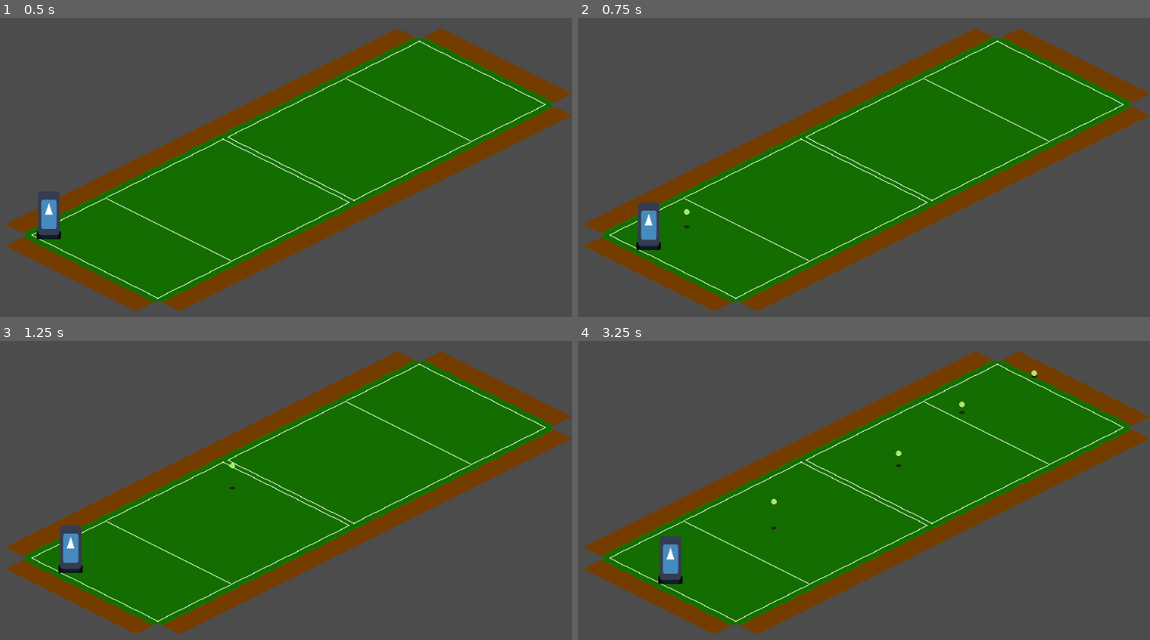
Above: before the commit, frames 1-4 (two rows, left to right).
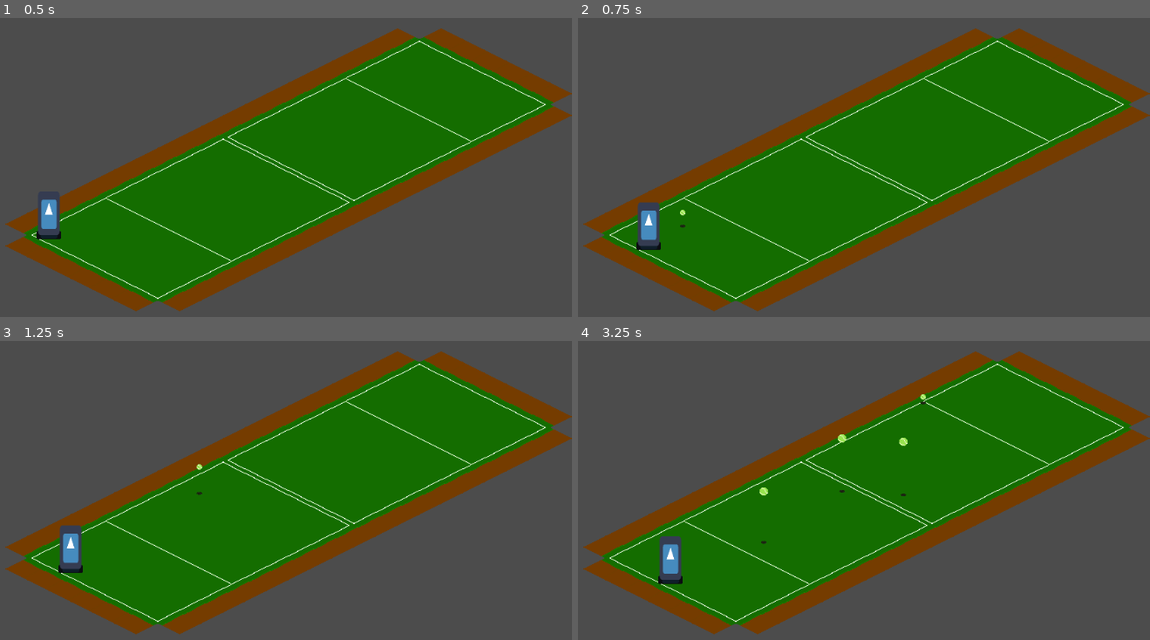
Above: after the commit, the same moments.

Repository: flarkminator/HF_01
Game: Godot game, scene res://Scenes/TestMap.tscn
Same seed, same stepped clock (60 frames per second), same inputs: the game is played once before the commit and once after it. The engine's default icon, where the game draws it, is replaced by a stand-in: a white triangle on a blue panel in a dark square.
Inputs:
- Up to frame 1 (0.5 s): no input
- Up to frame 2 (0.75 s): tap Enter at 0.5 s; hold Right (ui_right) from 0.53 s (still down); tap A (ui_spawnball) at 0.6 s
- Up to frame 3 (1.25 s): keep holding Right (ui_right)
- Up to frame 4 (3.25 s): release Right (ui_right) at 1.28 s; hold Down (ui_down) 1.28-2.03 s; tap A (ui_spawnball) at 1.35, 2.1, 2.85 s; hold Right (ui_right) 2.03-2.78 s; tap Space at 2.75 s; hold Up (ui_up) from 2.78 s (still down)

Frame 1 is identical in both runs. In frame 2, less than 0.1% of the frame differs, in the area x 17-20%, y 63-71%; in frame 3, less than 0.1%; in frame 4, 0.3%, in the area x 31-81%, y 9-68%.

Commit message:
I did it? It looks about as correct as I can imagine it's going to look until I understand math much better.

Diff:
--- a/Scripts/Player.gd
+++ b/Scripts/Player.gd
@@ -2,12 +2,12 @@
 
 signal serve_ball(location, direction)
 
-var launch_pitch = deg2rad(20) # Degrees pitch
-var launch_yaw = deg2rad(0) # Degrees yaw
+var launch_pitch = deg2rad(25) # Degrees pitch
+var launch_yaw = deg2rad(5) # Degrees yaw
 var launch_power = 20 # Meters per second
 var launch_vector = Vector3(
-		cos(launch_pitch)*cos(launch_yaw),
-		cos(launch_pitch)*sin(launch_yaw),
+		cos(launch_yaw) * cos(launch_pitch),
+		sin(launch_yaw) * cos(launch_pitch),
 		sin(launch_pitch)
 		) * launch_power
 
@@ -25,6 +25,13 @@
 	if Input.is_action_just_pressed("ui_left"):
 		move_by(Vector2(0, -1))
 	if Input.is_action_just_pressed("ui_spawnball"):
+		launch_yaw = deg2rad(rand_range(-10,10))
+		launch_pitch = deg2rad(rand_range(10,55))
+		var launch_vector = Vector3(
+				cos(launch_yaw) * cos(launch_pitch),
+				sin(launch_yaw) * cos(launch_pitch),
+				sin(launch_pitch)
+				) * launch_power
 		emit_signal("serve_ball", position, launch_vector)
 
 func move_by(num_steps : Vector2):
--- a/Scripts/TennisBall.gd
+++ b/Scripts/TennisBall.gd
@@ -5,11 +5,11 @@
 var mass = 0.055 # kg
 var radius = 0.033 # Meters
 var circumfrence = 0.003421194 # Meters^2
-var is_top_spin := true
+var is_top_spin := false
 var revolutions_per_second = 500.0
 
-var velocity = Vector3(5,0,5)
-var acceleration = Vector3(0,0,Global.Gravity)
+var velocity = Vector3(0,0,0)
+var acceleration = Vector3(0,0,0)
 var polar_pitch = 0
 var polar_yaw = 0
 var previous_delta = Vector3(0,0,0)
@@ -71,9 +71,9 @@
 # Also sets the height of the "ball" above it's shadow.
 func set_ball_frame():
 	$Ball_Regular.position.y = - Global.MeterToPixel1(ball_height) + ball_height_offset
-	if ball_height > 6:
+	if ball_height > 10:
 		$Ball_Regular.frame = 3
-	elif ball_height > 4:
+	elif ball_height > 5:
 		$Ball_Regular.frame = 2
 	elif ball_height > 2:
 		$Ball_Regular.frame = 1
@@ -94,14 +94,27 @@
 	var square_velocity = velocity.length_squared()
 	var drag_scalar = get_drag_coefficient() * circumfrence * Global.AirDensity / 2 * square_velocity
 	var lift_scalar = get_lift_coefficient() * circumfrence * Global.AirDensity / 2 * square_velocity
-	var flight_angle = calculate_flight_angle()
-	var drag_angle = flight_angle + PI
-	var lift_angle = (flight_angle + PI/2) if not is_top_spin else (flight_angle + PI + PI/2)
-	var acceleration = Vector3(
-			drag_scalar * cos(drag_angle) + lift_scalar * cos(lift_angle),     # Acceleration in the X direction (down court)
-			0,     # Y direction
-			drag_scalar * sin(drag_angle) + lift_scalar * sin(lift_angle))     # Z direction (up)
-	acceleration = acceleration / mass
+
+	# Computes the polar coordinate angles based upon the current velocity
+	calculate_flight_angle()
+
+	var drag_angle_pitch = polar_pitch + PI
+	var drag_angle_yaw = polar_yaw + PI
+	var lift_angle_pitch = (polar_pitch + PI/2) if not is_top_spin else (polar_pitch + PI + PI/2)
+	var lift_angle_yaw = 0 #(polar_yaw + PI/2) if not is_top_spin else (polar_yaw + PI + PI/2)
+
+	var accelaration_from_drag = Vector3(
+			drag_scalar * cos(drag_angle_pitch) + drag_scalar * cos(drag_angle_yaw),
+			drag_scalar * sin(drag_angle_yaw),
+			drag_scalar * sin(drag_angle_pitch)
+			)
+
+#	var acceleration = Vector3(
+#			drag_scalar * cos(drag_angle) + lift_scalar * cos(lift_angle),     # Acceleration in the X direction (down court)
+#			0,     # Y direction
+#			drag_scalar * sin(drag_angle) + lift_scalar * sin(lift_angle))     # Z direction (up)
+	accelaration_from_drag = accelaration_from_drag / mass
+	acceleration = accelaration_from_drag
 	acceleration.z = acceleration.z + Global.Gravity
 	velocity = velocity + acceleration * delta_time
 	if Global.is_vector_close_to_zero(velocity):
@@ -111,12 +124,12 @@
 
 # flight angle = arctan (change in y / change in x)
 func calculate_flight_angle():
-	var flight_angle = 0
 	if previous_delta.x == 0:
-		flight_angle = atan(velocity.z / velocity.x)
+		polar_pitch = PI/2 - atan2(sqrt(pow(velocity.x,2) + pow(velocity.y,2)), velocity.z)
+		polar_yaw = atan2(velocity.y, velocity.x)
 	else:
-		flight_angle = atan(previous_delta.z / previous_delta.x)
-	return flight_angle
+		polar_pitch = PI/2 - atan2(sqrt(pow(previous_delta.x,2) + pow(previous_delta.y,2)), previous_delta.z)
+		polar_yaw = atan2(previous_delta.y, previous_delta.x)
 
 
 func get_drag_coefficient() -> float:
--- a/Scripts/TestMap.gd
+++ b/Scripts/TestMap.gd
@@ -22,5 +22,5 @@
 	var new_tennis_ball = GM_Match.get_ball()
 	new_tennis_ball.position = location
 	new_tennis_ball.velocity = direction
-	new_tennis_ball.reset_ball_height_to(direction.y)
+	new_tennis_ball.reset_ball_height_to(0)
 	add_child(new_tennis_ball)
